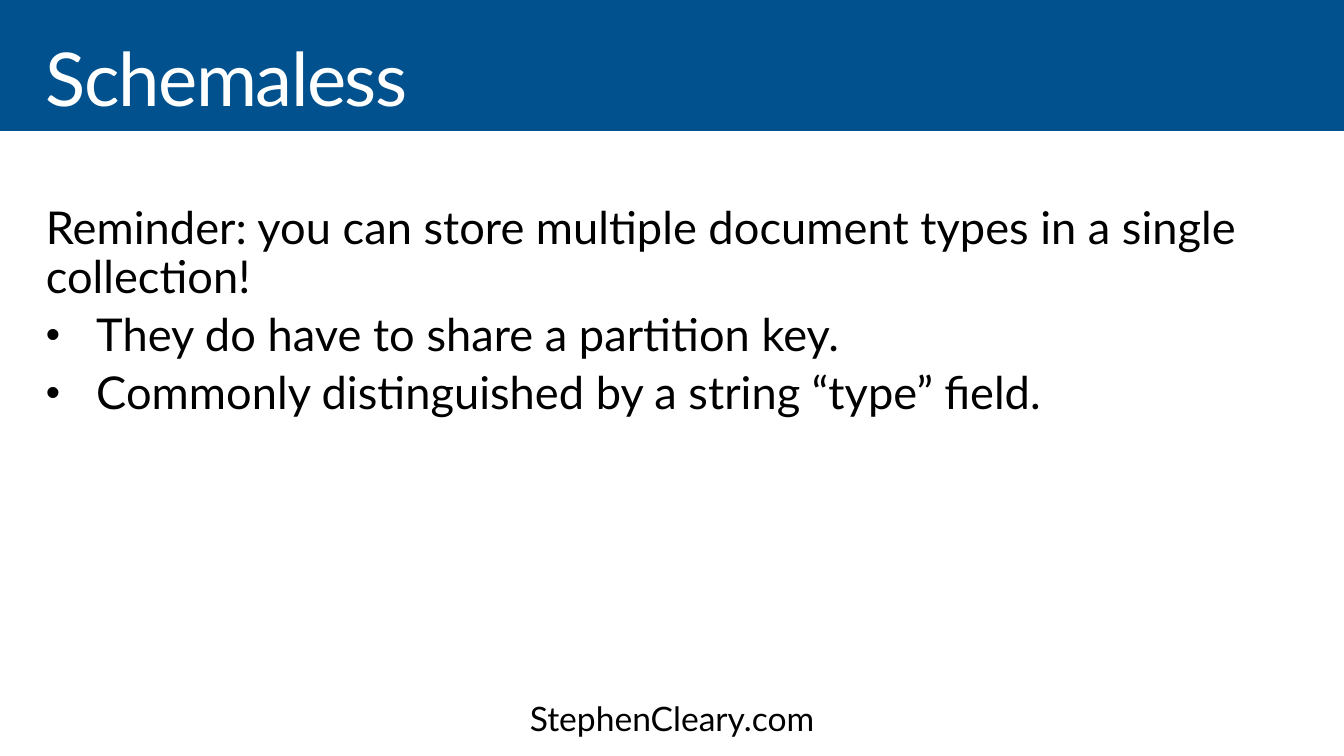
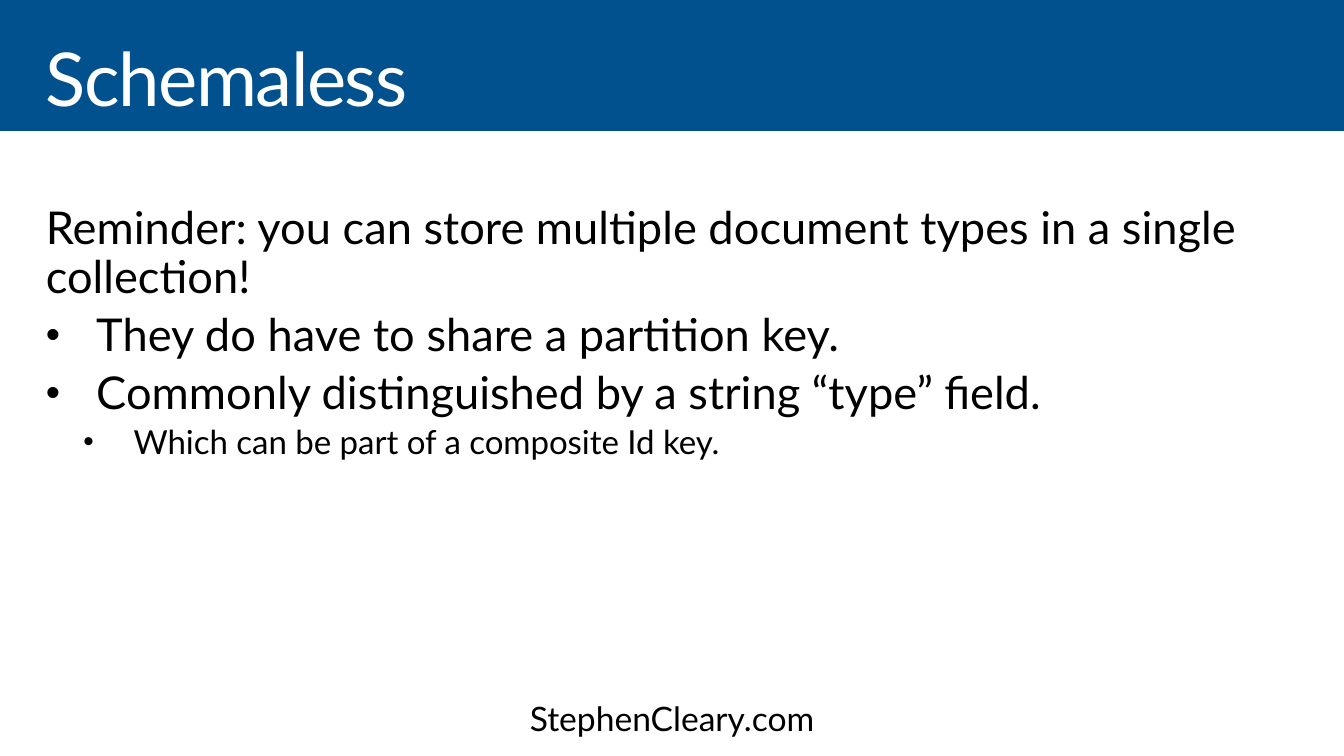
Before and after one commit to StephenCleary/Presentations, a slide deck: slide 32 of CosmosDB/CosmosDB - 16.9.pptx (slide 31 before the commit). Drawn at 1344x756 pixels with LibreOffice and Linux fonts; fonts in the diff are those of the drawing. Boxes give left, top, right and bottom in pixels: in the first picture for what was removed or moved away, otherwise in the second. Text is boxed around its words. In the diff, an @@ line names an element or a change of style, - is before the commit and + after.

```diff
--- a/CosmosDB/CosmosDB - 16.9.pptx
+++ b/CosmosDB/CosmosDB - 16.9.pptx
@@ text at (134,429,719,460): paragraph added @@
+  • Which can be part of a composite Id key.
```
Also in this commit, not shown: 23 other slides changed, 3 slides added, 5 other files.
